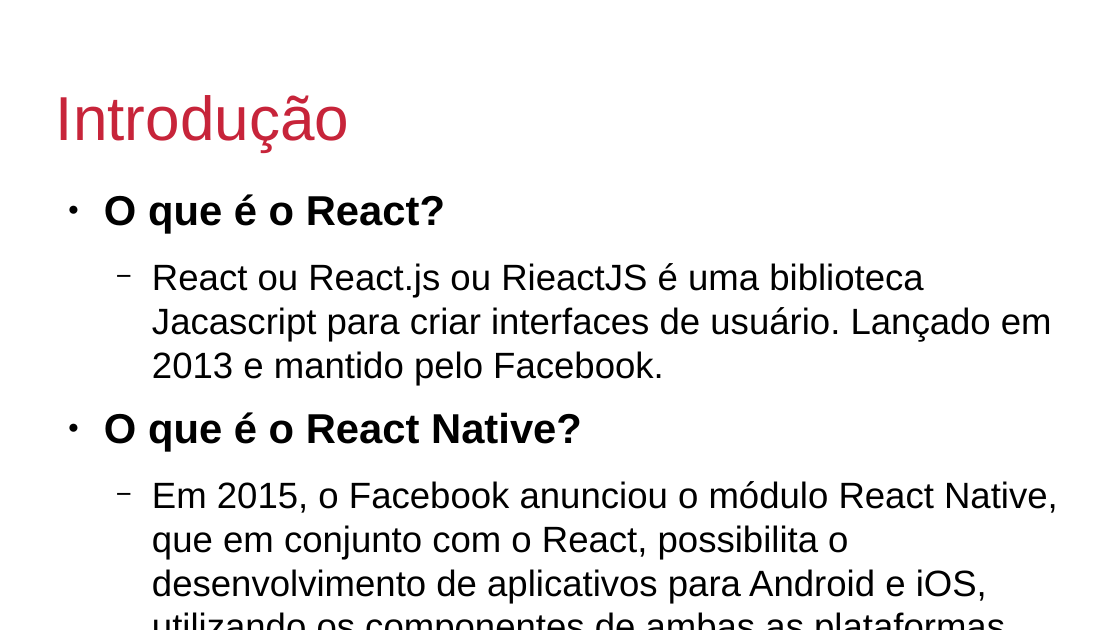
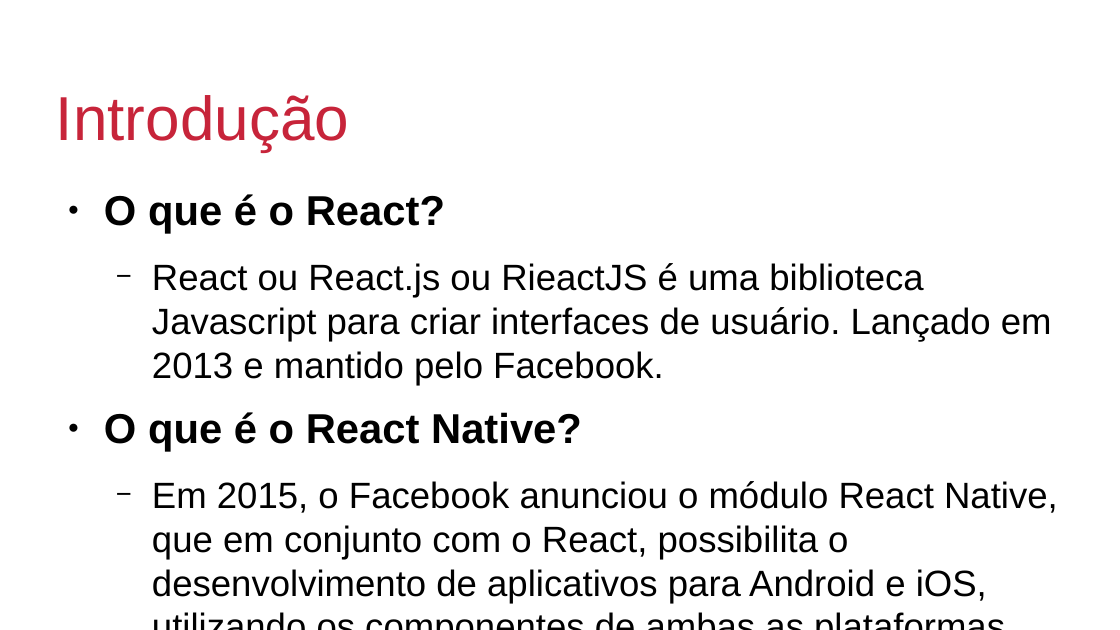
Before and after one commit to johnmagt/PIDM-2019_2, a slide deck: slide 2 of SLIDES/aula01.odp. Drawn at 1120x630 pixels with LibreOffice and Linux fonts; fonts in the diff are those of the drawing; background and template pictures are left out. Boxes give left, top, right and bottom in pixels: in the first picture for what was removed or moved away, otherwise in the second. Text is boxed around its words. In the diff, an @@ line names an element or a change of style, - is before the commit and + after.

```diff
--- a/SLIDES/aula01.odp
+++ b/SLIDES/aula01.odp
@@ text at <box>152,263,1052,385</box>: text changed @@
-  − React ou React.js ou RieactJS é uma biblioteca Jacascript para criar interfaces de usuário. Lançado em 2013 e mantido pelo Facebook.
+  − React ou React.js ou RieactJS é uma biblioteca Javascript para criar interfaces de usuário. Lançado em 2013 e mantido pelo Facebook.
```
Also in this commit, not shown: 7 other slides changed, 11 slides added, 1 slide removed, 1 other file.
